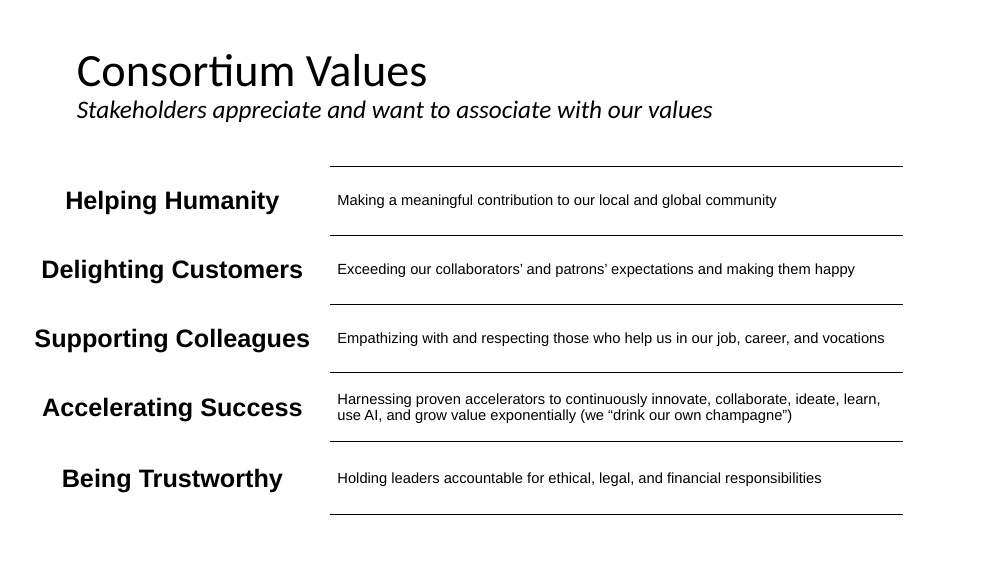
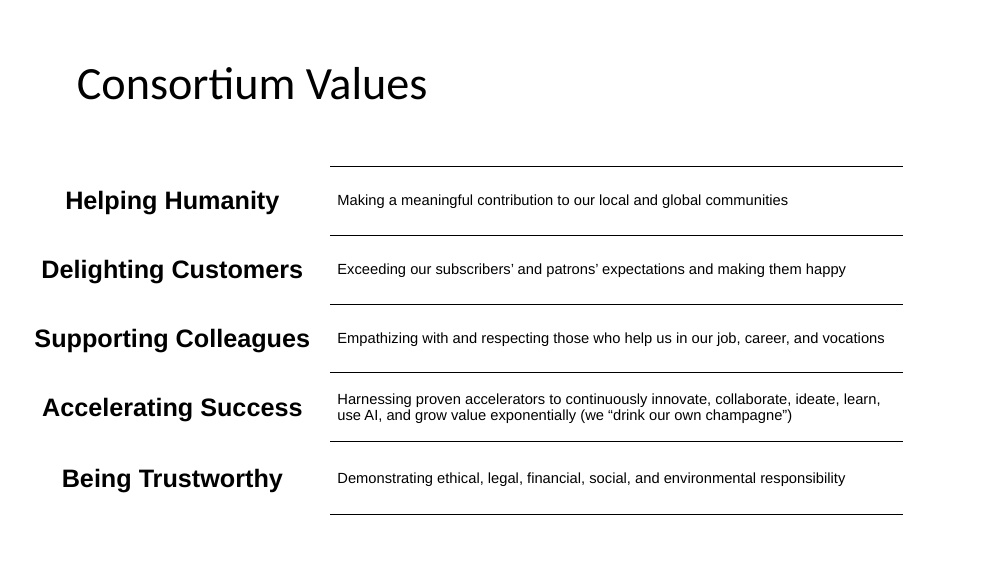
Before and after one commit to AccelRR8-Consortium-NonProfit/Management-Public, a slide deck: slide 3 of docs/1_Integration/1d_Responsibility/AccelRR8 Consortium Non-Profit Organization Purpose and Credo.pptx. Drawn at 1008x567 pixels with LibreOffice and Linux fonts; fonts in the diff are those of the drawing; background and template pictures are left out. Boxes give left, top, right and bottom in pixels: in the first picture for what was removed or moved away, otherwise in the second. Text is boxed around its words. In the diff, an @@ line names an element or a change of style, - is before the commit and + after.

```diff
--- a/docs/1_Integration/1d_Responsibility/AccelRR8 Consortium Non-Profit Organization Purpose and Credo.pptx
+++ b/docs/1_Integration/1d_Responsibility/AccelRR8 Consortium Non-Profit Organization Purpose and Credo.pptx
@@ title at <box>77,67,428,100</box>: text changed; size 24 to 44 pt; italic off @@
-Consortium Values
-Stakeholders appreciate and want to associate with our values
+Consortium Values
@@ table at <box>15,166,904,515</box> @@
-row 1, column 2: Making a meaningful contribution to our local and global community
+row 1, column 2: Making a meaningful contribution to our local and global communities
-row 2, column 2: Exceeding our collaborators’ and patrons’ expectations and making them happy
+row 2, column 2: Exceeding our subscribers’ and patrons’ expectations and making them happy
-row 5, column 2: Holding leaders accountable for ethical, legal, and financial responsibilities
+row 5, column 2: Demonstrating ethical, legal, financial, social, and environmental responsibility
```
Also in this commit, not shown: 2 other slides changed, 7 other files.
